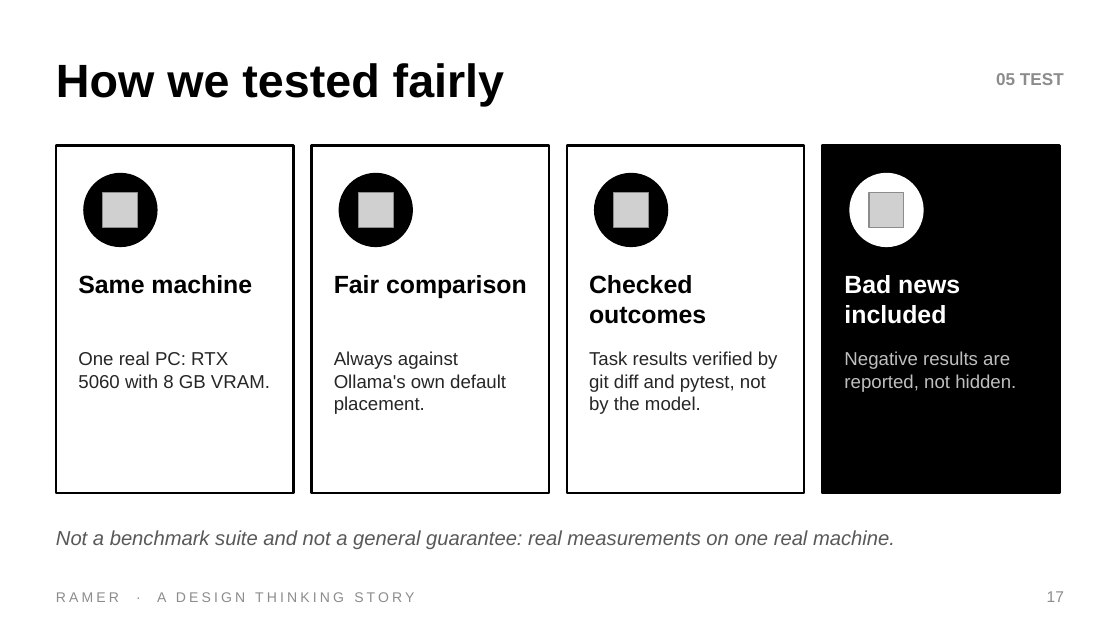
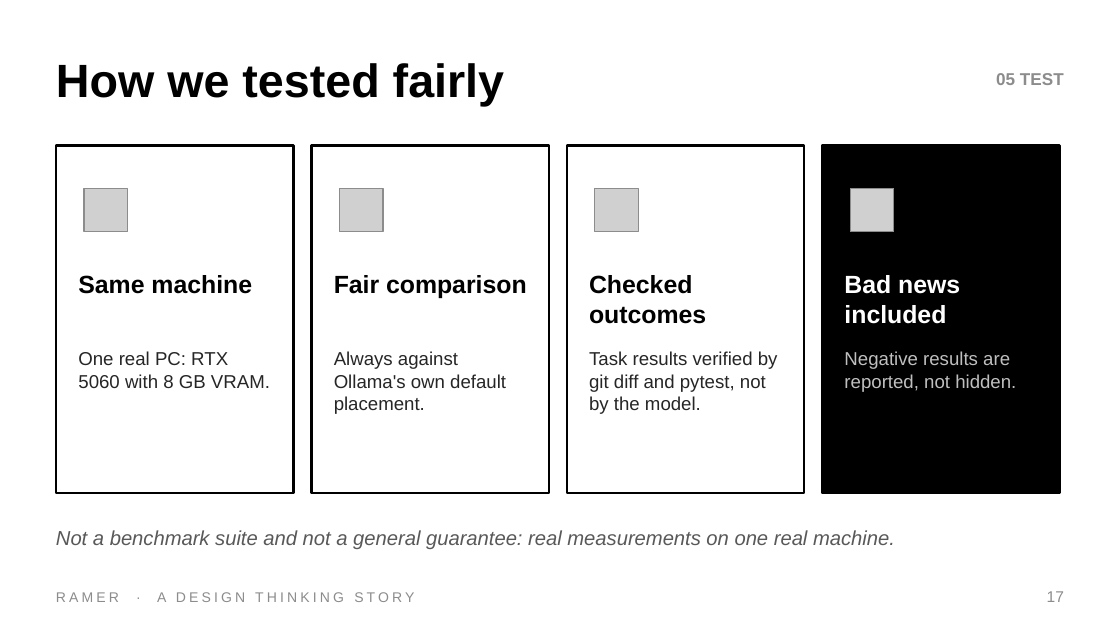
Before and after one commit to DrNeel11/tvarin, a slide deck: slide 17 of docs/Ramer_Design_Thinking.pptx. Drawn at 1120x630 pixels with LibreOffice and Linux fonts; fonts in the diff are those of the drawing; grey boxes stand for pictures. Boxes give left, top, right and bottom in pixels: in the first picture for what was removed or moved away, otherwise in the second. Text is boxed around its words. In the diff, an @@ line names an element or a change of style, - is before the commit and + after.

```diff
--- a/docs/Ramer_Design_Thinking.pptx
+++ b/docs/Ramer_Design_Thinking.pptx
@@ ellipse removed at [84, 174, 157, 246] @@
@@ ellipse removed at [339, 174, 412, 246] @@
@@ ellipse removed at [595, 174, 668, 246] @@
@@ ellipse removed at [850, 174, 923, 246] @@
@@ picture added at [84, 188, 128, 232] @@
@@ picture removed at [103, 193, 138, 227] @@
@@ picture added at [339, 188, 383, 232] @@
@@ picture removed at [358, 193, 393, 227] @@
@@ picture added at [595, 188, 638, 232] @@
@@ picture removed at [614, 193, 648, 227] @@
@@ picture added at [850, 188, 894, 232] @@
@@ picture removed at [869, 193, 904, 227] @@
```
Also in this commit, not shown: 14 other slides changed.
